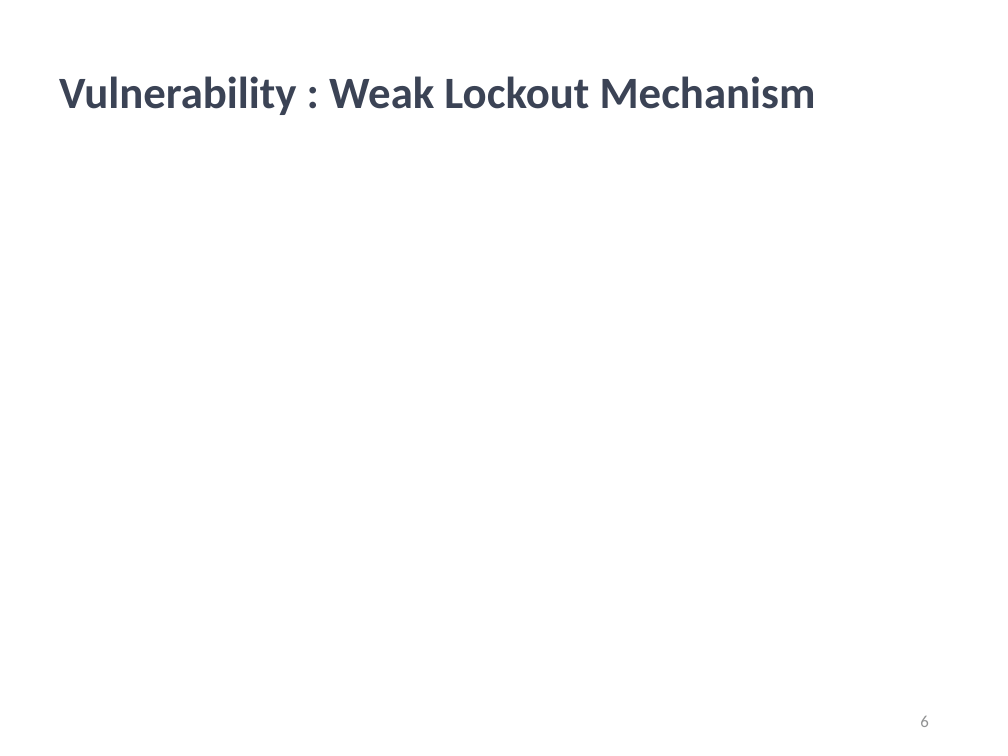
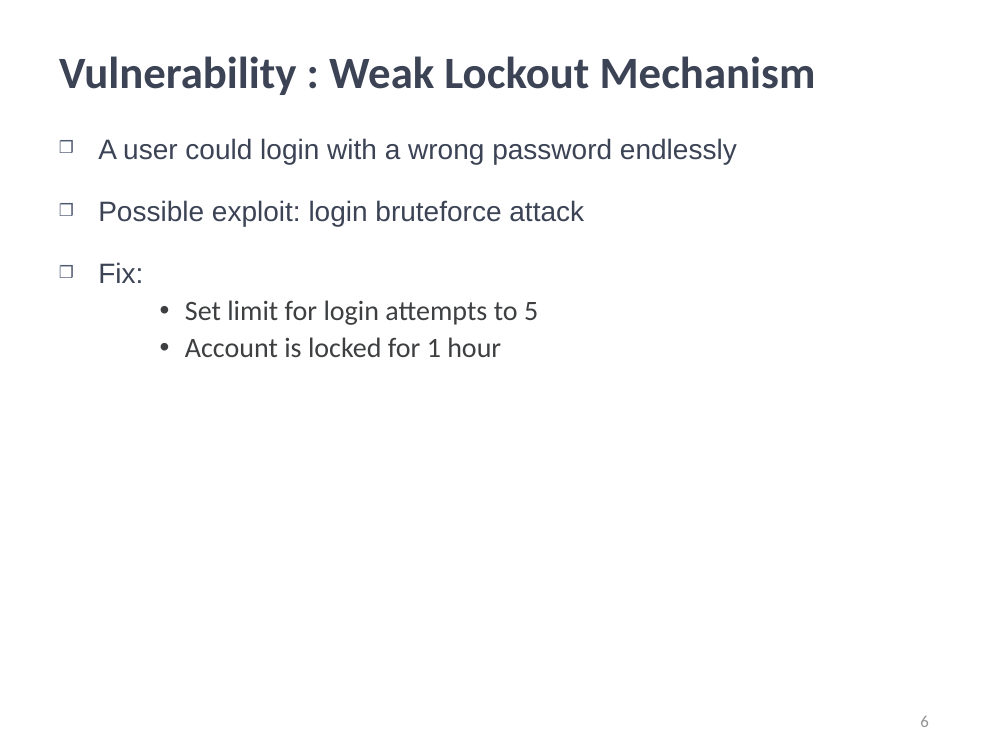
Before and after one commit to kwuerl/secure-coding-team-8, a slide deck: slide 6 of presentations/Phase3.ppt. Drawn at 1008x756 pixels with LibreOffice and Linux fonts; fonts in the diff are those of the drawing; background and template pictures are left out. Boxes give left, top, right and bottom in pixels: in the first picture for what was removed or moved away, otherwise in the second. Text is boxed around its words. In the diff, an @@ line names an element or a change of style, - is before the commit and + after.

```diff
--- a/presentations/Phase3.ppt
+++ b/presentations/Phase3.ppt
@@ title "Vulnerability : Weak Lockout Mechanism": place and size @@
-title "Vulnerability : Weak Lockout Mechanism" at <box>59,76,816,115</box>
+title "Vulnerability : Weak Lockout Mechanism" at <box>59,56,816,95</box>
@@ text added at <box>98,138,737,357</box>, 20 pt, text #3B4355 @@
+❒ A user could login with a wrong password endlessly
+❒ Possible exploit: login bruteforce attack
+❒ Fix:
+    • Set limit for login attempts to 5
+    • Account is locked for 1 hour
```
Also in this commit, not shown: 2 other slides changed, 3 slides added, 6 slides removed.
